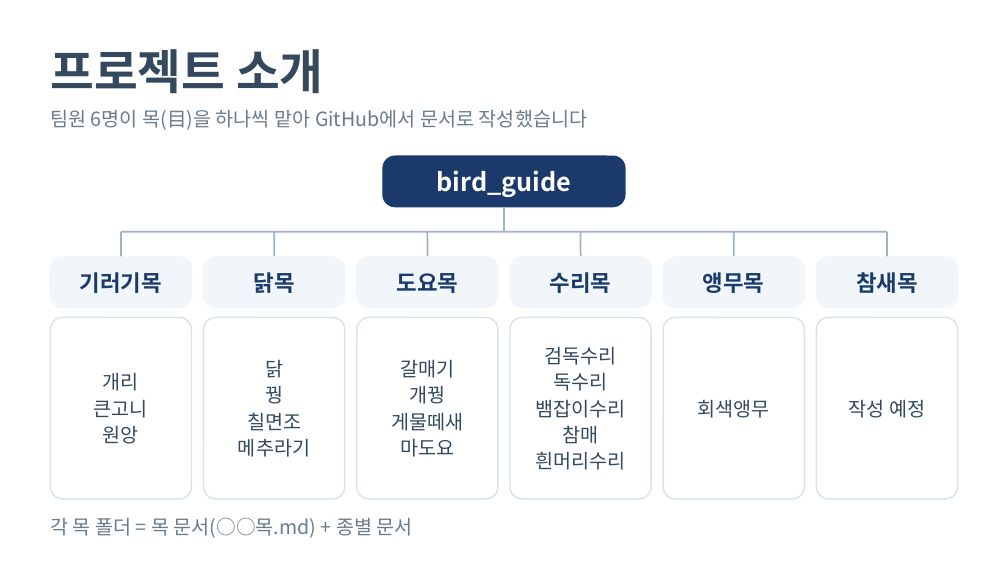
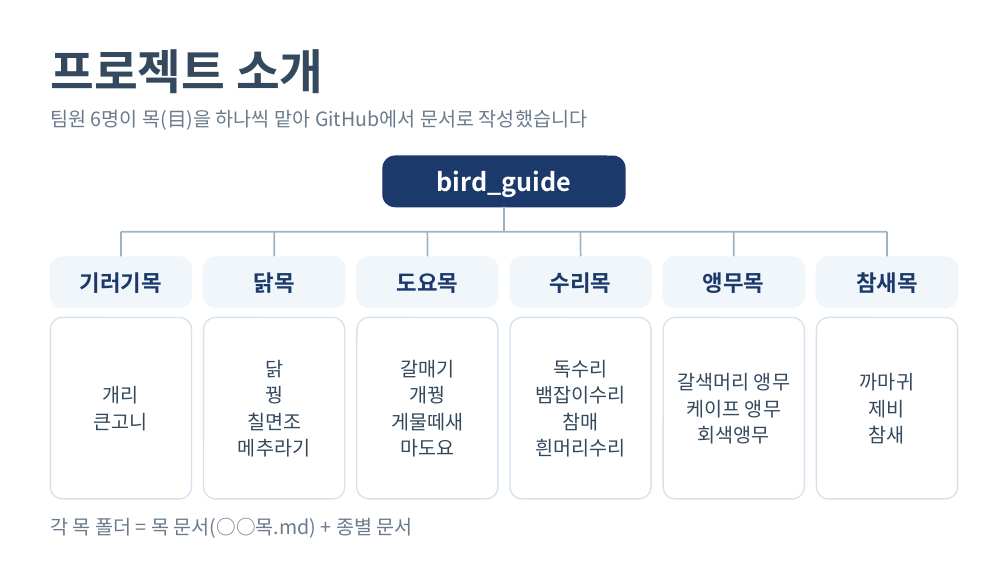
Before and after one commit to nahcub/bird_guide, a slide deck: slide 2 of presentation/bird_guide_presentation.pptx. Drawn at 1008x567 pixels with LibreOffice and Linux fonts; fonts in the diff are those of the drawing. Boxes give left, top, right and bottom in pixels: in the first picture for what was removed or moved away, otherwise in the second. Text is boxed around its words. In the diff, an @@ line names an element or a change of style, - is before the commit and + after.

```diff
--- a/presentation/bird_guide_presentation.pptx
+++ b/presentation/bird_guide_presentation.pptx
@@ text at [544,346,616,365]: paragraph removed @@
-검독수리
@@ text at [677,372,790,418]: paragraphs added @@
+갈색머리 앵무
+케이프 앵무
@@ text at [860,372,914,444]: text changed @@
-작성 예정
+까마귀
+제비
+참새
@@ text at [103,426,139,444]: paragraph removed @@
-원앙
```
Also in this commit, not shown: 3 slides added.
